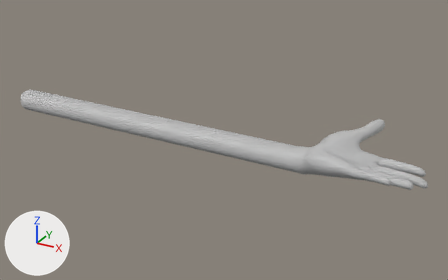
A saved change to the Blender file Assets/Avatar/Meshes/OculusArm_L.blend.
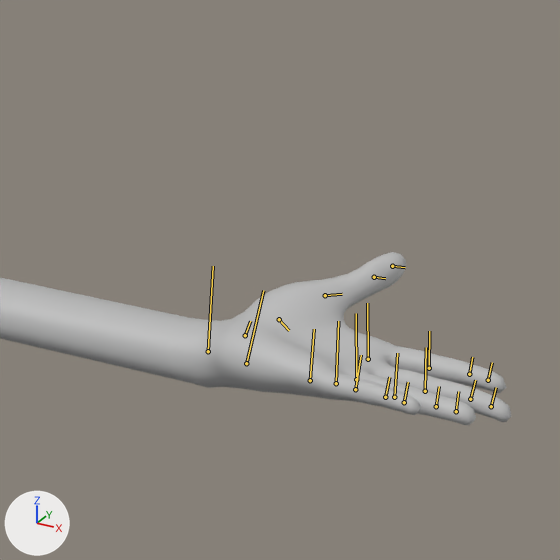
Each version is shown whole from a camera (50 mm lens) standing at (31.1, -82.4, 41.6) and looking at (-15.2, 1.9, -0.6), then close up on the part from 49% to 100% of the width and 6% to 88% of the height. Every picture has the same lights, and +X, +Y and +Z are marked at lower left. The bones that bend it are drawn over the model as lines in the close-ups.

Names of what the first close-up shows: 'l_handMeshNode'.
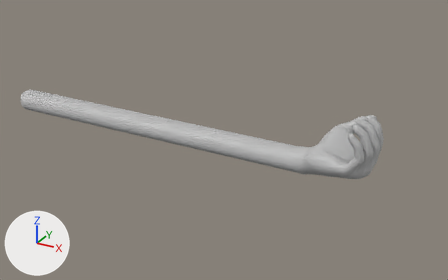
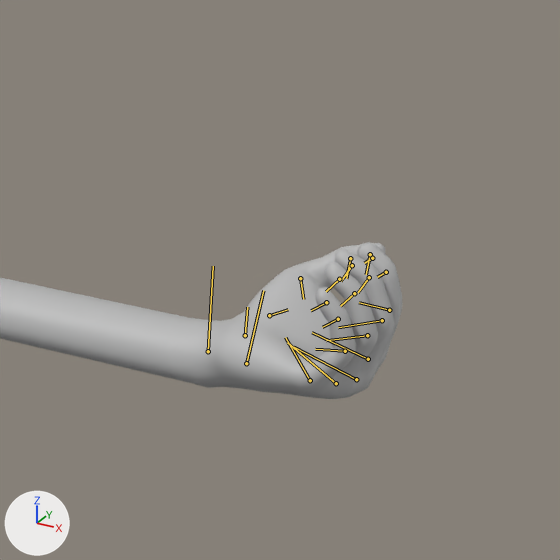
The newer file adds an action. The first version stands in its rest pose; the second is drawn at frame 1 of the action 'LetGo'.

Where the change shows, as pixel boxes (x1, y1, x2, y2) in the close-ups (560 x 560 px):
'l_handMeshNode', posed: before (0, 252, 511, 425); after (0, 242, 402, 399)
bone 'b_l_thumb0', root to tip: before (245, 335) to (250, 321); after (245, 335) to (247, 307)
bone 'b_l_thumb1', root to tip: before (279, 319) to (289, 330); after (269, 315) to (288, 309)
bone 'b_l_thumb2', root to tip: before (325, 295) to (342, 294); after (300, 278) to (303, 299)
bone 'b_l_thumb3', root to tip: before (374, 277) to (385, 278); after (350, 258) to (346, 278)
bone 'b_l_index1', root to tip: before (368, 359) to (367, 303); after (368, 359) to (312, 332)
bone 'b_l_index2', root to tip: before (429, 368) to (429, 331); after (389, 310) to (359, 302)
bone 'b_l_index3', root to tip: before (469, 374) to (472, 357); after (386, 272) to (377, 277)
bone 'b_l_middle1', root to tip: before (356, 379) to (356, 313); after (356, 379) to (294, 347)
bone 'b_l_middle2', root to tip: before (425, 391) to (426, 347); after (382, 320) to (338, 327)
bone 'b_l_middle3', root to tip: before (470, 399) to (475, 380); after (369, 277) to (358, 292)
bone 'b_l_ring1', root to tip: before (336, 383) to (338, 321); after (336, 383) to (287, 342)
bone 'b_l_ring2', root to tip: before (394, 397) to (397, 353); after (367, 335) to (326, 340)
bone 'b_l_ring3', root to tip: before (436, 406) to (439, 386); after (354, 293) to (340, 306)
bone 'b_l_pinky1', root to tip: before (310, 380) to (314, 329); after (310, 380) to (285, 337)
bone 'b_l_pinky2', root to tip: before (355, 389) to (361, 355); after (345, 351) to (315, 349)
bone 'b_l_pinky3', root to tip: before (385, 397) to (389, 377); after (338, 319) to (322, 327)

The change in detail:
Bone 'b_l_thumb0' (bone_b_l_thumb0) turns from (0, 0, 0) to (-24, 16, -16) degrees about its own x, y and z.
Bone 'b_l_thumb1' (bone_b_l_thumb1) turns from (0, 0, 0) to (6, 4, 5) degrees about its own x, y and z.
Bone 'b_l_thumb2' (bone_b_l_thumb2) turns from (0, 0, 0) to (22, -20, 36) degrees about its own x, y and z.
Bone 'b_l_thumb3' (bone_b_l_thumb3) turns from (0, 0, 0) to (17, 1, 38) degrees about its own x, y and z.
Bone 'b_l_index1' (bone_b_l_index1) turns from (0, 0, 0) to (3, 0, 69) degrees about its own x, y and z.
Bone 'b_l_index2' (bone_b_l_index2) turns from (0, 0, 0) to (-22, 3, 26) degrees about its own x, y and z.
Bone 'b_l_index3' (bone_b_l_index3) turns from (0, 0, 0) to (-11, -15, 43) degrees about its own x, y and z.
Bone 'b_l_middle1' (bone_b_l_middle1) turns from (0, 0, 0) to (3, 2, 69) degrees about its own x, y and z.
Bone 'b_l_middle2' (bone_b_l_middle2) turns from (0, 0, 0) to (3, -3, 37) degrees about its own x, y and z.
Bone 'b_l_middle3' (bone_b_l_middle3) turns from (0, 0, 0) to (4, -7, 51) degrees about its own x, y and z.
Bone 'b_l_ring1' (bone_b_l_ring1) turns from (0, 0, 0) to (2, 0, 60) degrees about its own x, y and z.
Bone 'b_l_ring2' (bone_b_l_ring2) turns from (0, 0, 0) to (7, -12, 44) degrees about its own x, y and z.
Bone 'b_l_ring3' (bone_b_l_ring3) turns from (0, 0, 0) to (5, -8, 33) degrees about its own x, y and z.
Bone 'b_l_pinky1' (bone_b_l_pinky1) turns from (0, 0, 0) to (-6, -1, 44) degrees about its own x, y and z.
Bone 'b_l_pinky2' (bone_b_l_pinky2) turns from (0, 0, 0) to (9, -23, 50) degrees about its own x, y and z.
Bone 'b_l_pinky3' (bone_b_l_pinky3) turns from (0, 0, 0) to (5, -10, 27) degrees about its own x, y and z.
